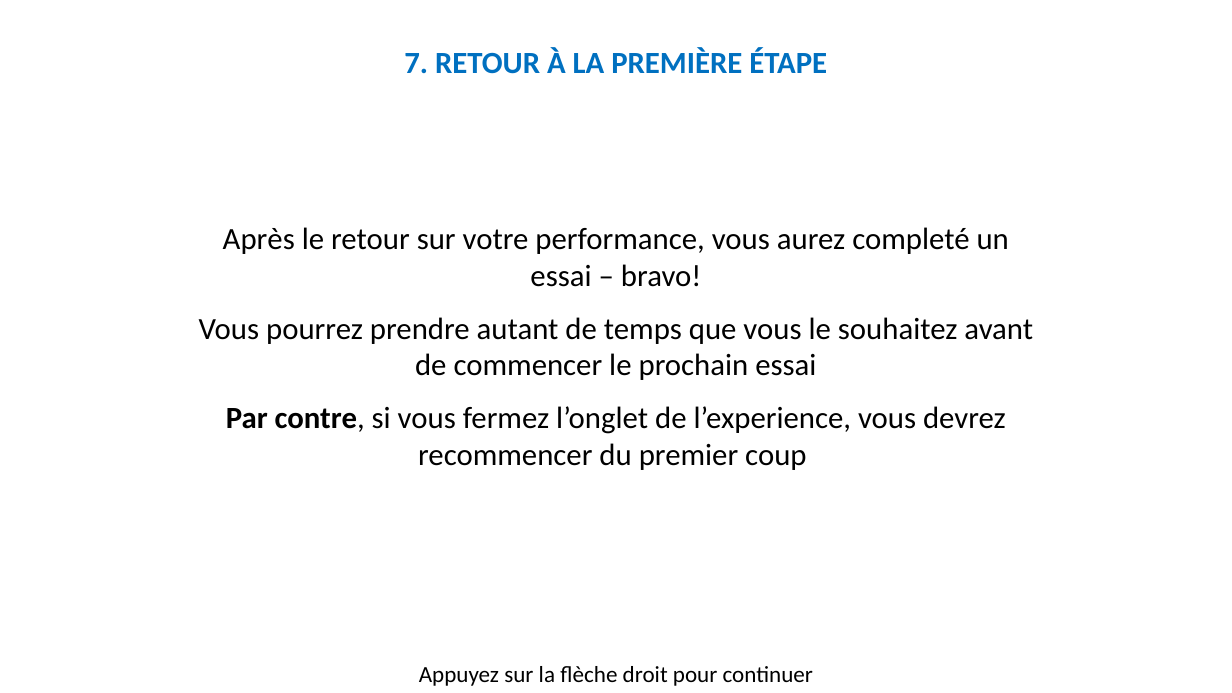
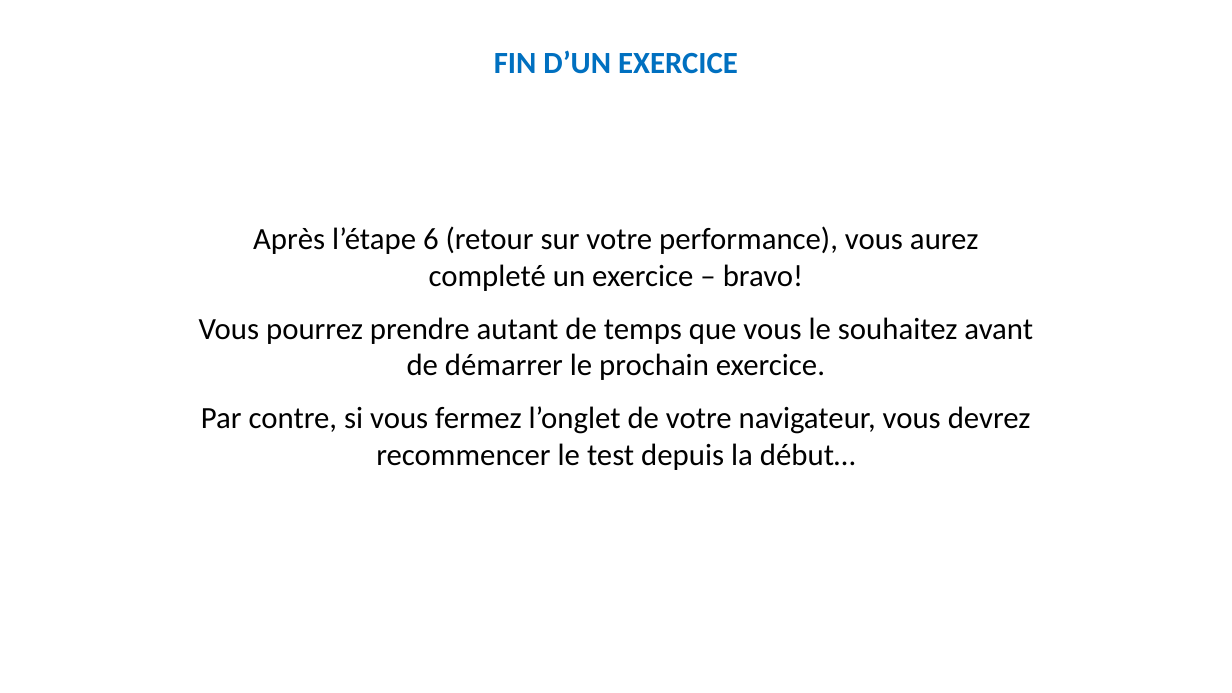
Before and after one commit to MBB-team/Online_Testing, a slide deck: slide 31 of src/Self_Efficacy/Stimuli/Instructions.pptx (slide 43 before the commit). Drawn at 1232x693 pixels with LibreOffice and Linux fonts; fonts in the diff are those of the drawing. Boxes give left, top, right and bottom in pixels: in the first picture for what was removed or moved away, otherwise in the second. Text is boxed around its words. In the diff, an @@ line names an element or a change of style, - is before the commit and + after.

```diff
--- a/src/Self_Efficacy/Stimuli/Instructions.pptx
+++ b/src/Self_Efficacy/Stimuli/Instructions.pptx
@@ text at [494,50,738,74]: text changed @@
-7. RETOUR À LA PREMIÈRE ÉTAPE
+FIN D’UN EXERCICE
@@ text at [199,226,1033,470]: text changed @@
-Après le retour sur votre performance, vous aurez completé un essai – bravo!
-Vous pourrez prendre autant de temps que vous le souhaitez avant de commencer le prochain essai
-Par contre, si vous fermez l’onglet de l’experience, vous devrez recommencer du premier coup
+Après l’étape 6 (retour sur votre performance), vous aurez completé un exercice – bravo!
+Vous pourrez prendre autant de temps que vous le souhaitez avant de démarrer le prochain exercice.
+Par contre, si vous fermez l’onglet de votre navigateur, vous devrez recommencer le test depuis la début…
@@ text removed at [419,666,813,686] @@
-Appuyez sur la flèche droit pour continuer
```
Also in this commit, not shown: 22 other slides changed, 10 slides added, 22 slides removed.
